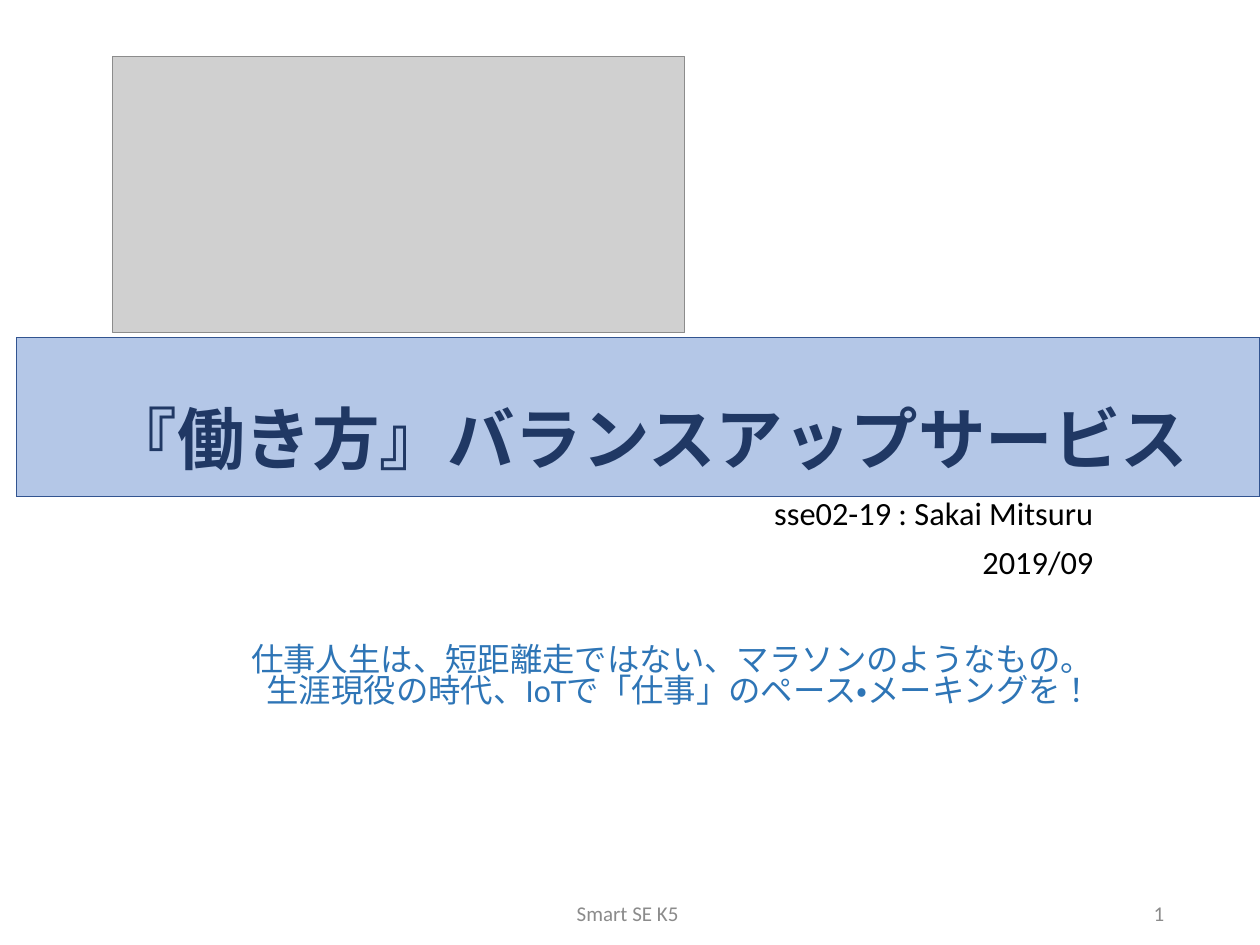
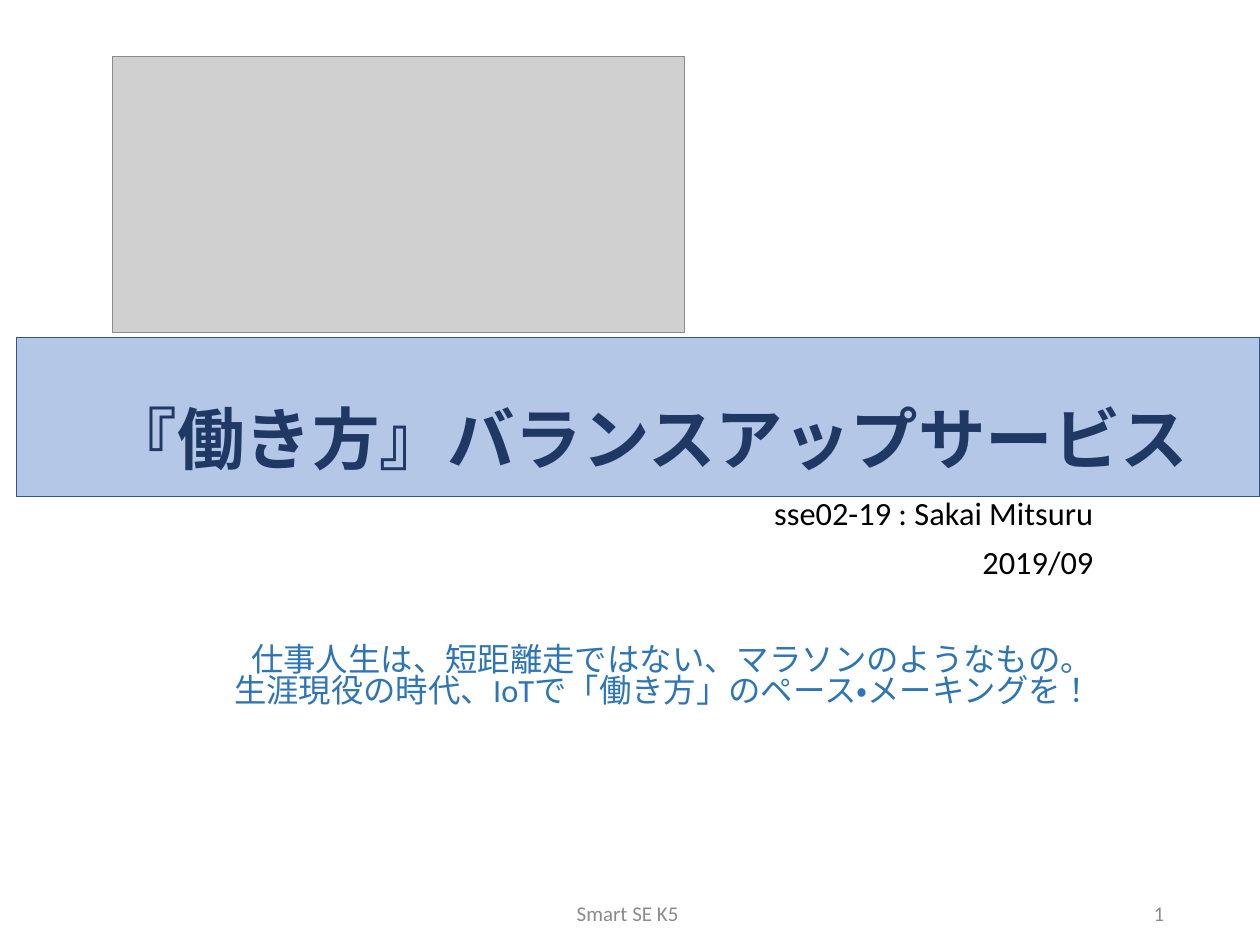
Before and after one commit to sakai-memoru/smartse19, a slide deck: slide 1 of _project_docs/SSE19_CD_PROP.pptx. Drawn at 1260x945 pixels with LibreOffice and Linux fonts; fonts in the diff are those of the drawing; grey boxes stand for pictures. Boxes give left, top, right and bottom in pixels: in the first picture for what was removed or moved away, otherwise in the second. Text is boxed around its words. In the diff, an @@ line names an element or a change of style, - is before the commit and + after.

```diff
--- a/_project_docs/SSE19_CD_PROP.pptx
+++ b/_project_docs/SSE19_CD_PROP.pptx
@@ subtitle at [234, 643, 1093, 705]: text changed @@
-仕事人生は、短距離走ではない、マラソンのようなもの。
-生涯現役の時代、IoTで「仕事」のペース・メーキングを！
+仕事人生は、短距離走ではない、マラソンのようなもの。
+生涯現役の時代、IoTで「働き方」のペース・メーキングを！
```
Also in this commit, not shown: 2 other slides changed.
